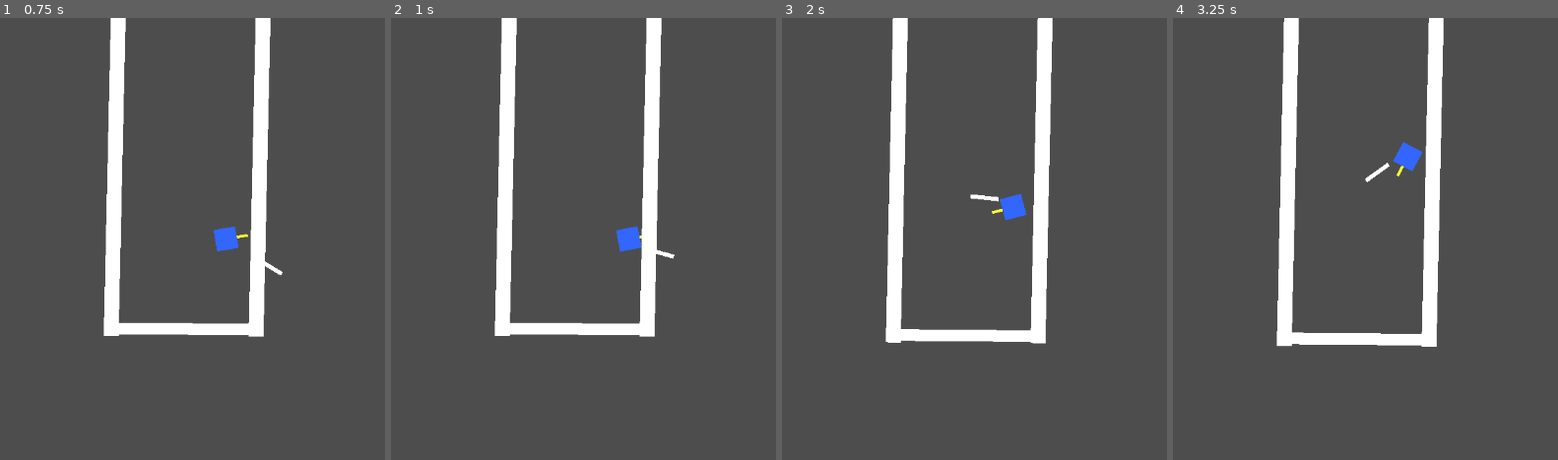
Above: before the commit, frames 1-4 (left to right).
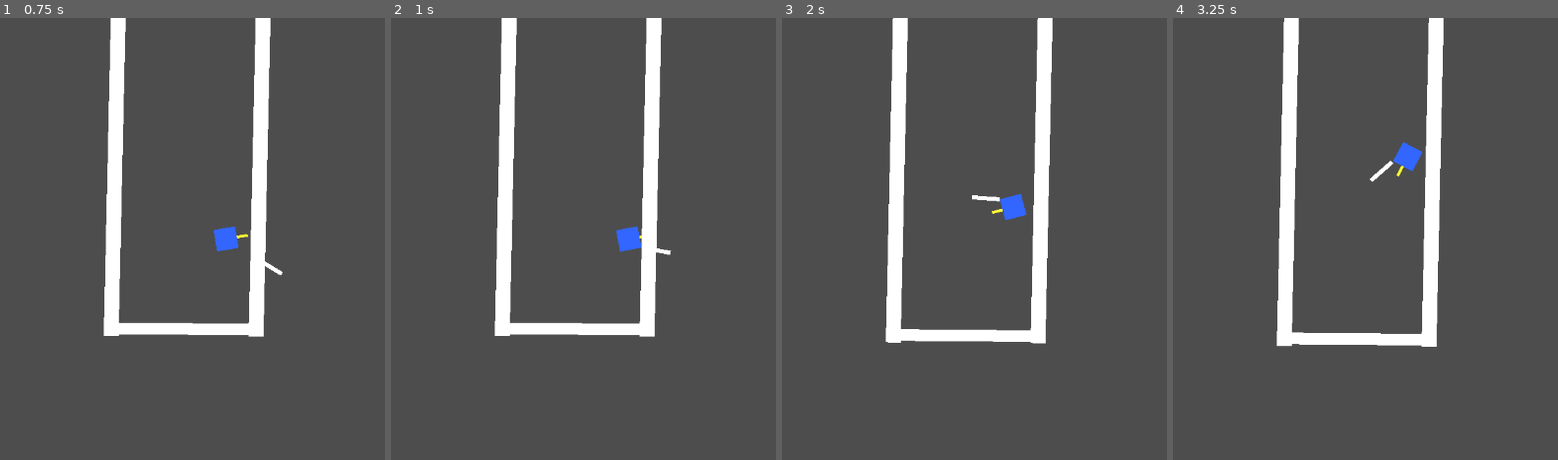
Above: after the commit, the same moments.

Repository: chimoochi/flash-fire
Game: Godot game, scene res://workspace.tscn
The game is run twice, just before and just after one commit, with the same random seed, the same clock (stepped at 60 frames per second) and the same inputs.
Inputs (mouse positions are in pixels of both pictures, inside the frame that each line leads up to):
- Up to frame 1 (0.75 s): tap Enter at 0.5 s; move the mouse to (354, 216) at 0.52 s; hold D (MoveRight) from 0.53 s (still down); tap Space (shoot) at 0.6 s
- Up to frame 2 (1 s): keep holding D (MoveRight)
- Up to frame 3 (2 s): move the mouse to (805, 261) at 1.27 s; release D (MoveRight) at 1.28 s; hold S (MoveDown) from 1.28 s (still down); tap Shift (Dash) at 1.35 s; tap Space (shoot) at 1.55 s
- Up to frame 4 (3.25 s): move the mouse to (1434, 141) at 2.02 s; release S (MoveDown) at 2.03 s; hold D (MoveRight) 2.03-2.78 s; tap Space (shoot) at 2.1, 2.85 s; move the mouse to (1315, 327) at 2.77 s; hold W (MoveUp) from 2.78 s (still down)

Frame 1 is identical in both runs. In frame 2, less than 0.1% of the frame differs, in the area x 68-74%, y 52-55%; in frame 3, less than 0.1%; in frame 4, less than 0.1%, in the area x 49-58%, y 32-38%.

Commit message:
resolve entity physics collision, resolve hitbox tween mismatch

Diff:
--- a/GodotGame/enemy/enemy bad.gd
+++ b/GodotGame/enemy/enemy bad.gd
@@ -9,6 +9,10 @@
 @export var hearing_range := 90.0
 
 @export var search_duration := 5.0
+
+const PUSH_DECAY := 2000.0
+const MAX_PUSH_VELOCITY := 800.0
+const STOPPING_DISTANCE := 50.0
 
 enum State {IDLE, CHASING, SUSPICIOUS}
 
@@ -27,6 +31,8 @@
 var health_bar_scene = preload("res://enemy/health_bar.tscn")
 var health_bar: ProgressBar
 
+var push_velocity: Vector2 = Vector2.ZERO
+
 func _ready() -> void:
 	add_to_group("Enemy")
 	_acquire_target()
@@ -38,13 +44,20 @@
 	health_bar.max_value = EnemyState["max_health"]
 	health_bar.value = EnemyState["health"]
 
+func push(force: Vector2) -> void:
+	push_velocity += force
+	if push_velocity.length() > MAX_PUSH_VELOCITY:
+		push_velocity = push_velocity.limit_length(MAX_PUSH_VELOCITY)
+
 func _physics_process(delta: float) -> void:
+	push_velocity = push_velocity.move_toward(Vector2.ZERO, PUSH_DECAY * delta)
+
 	if not is_instance_valid(target):
 		_acquire_target()
+		_apply_movement(Vector2.ZERO)
 		return
 
 	var can_see_player = _can_see_target()
-
 
 	match EnemyState["behavior"]:
 		State.IDLE:
@@ -52,27 +65,41 @@
 				_set_state(State.CHASING)
 			elif _can_hear_target():
 				if _has_clear_line_of_fire(): _set_state(State.CHASING)
+			_apply_movement(Vector2.ZERO)
 
 		State.CHASING:
 			if can_see_player:
 				_chase_target(delta)
 			else:
 				_set_state(State.SUSPICIOUS)
+				_apply_movement(Vector2.ZERO)
 
 		State.SUSPICIOUS:
 			if can_see_player:
 				_set_state(State.CHASING)
 			else:
 				_perform_search(delta)
+			_apply_movement(Vector2.ZERO)
 
 	queue_redraw()
 
+func _apply_movement(drive_velocity: Vector2) -> void:
+	velocity = drive_velocity + push_velocity
+	move_and_slide()
+	# Update push_velocity to reflect external forces being resolved (e.g. wall collisions)
+	push_velocity = velocity - drive_velocity
+
 func _chase_target(delta: float) -> void:
 	var dir_to_target = global_position.direction_to(target.global_position)
+	var dist_to_target = global_position.distance_to(target.global_position)
+
 	_smooth_rotate(dir_to_target.angle(), delta)
 
-	velocity = dir_to_target * move_speed
-	move_and_slide()
+	var drive = Vector2.ZERO
+	if dist_to_target > STOPPING_DISTANCE:
+		drive = dir_to_target * move_speed
+
+	_apply_movement(drive)
 
 func _perform_search(delta: float) -> void:
 	patience_timer -= delta
@@ -84,8 +111,11 @@
 	if patience_timer <= 0:
 		_set_state(State.IDLE)
 
+	_apply_movement(Vector2.ZERO)
+
 func _smooth_rotate(target_angle: float, delta: float) -> void:
 	rotation = lerp_angle(rotation, target_angle, delta * turn_speed)
+
 
 func _set_state(new_state: State) -> void:
 	EnemyState["behavior"] = new_state
--- a/GodotGame/enemy/enemy bad.tscn
+++ b/GodotGame/enemy/enemy bad.tscn
@@ -6,6 +6,7 @@
 size = Vector2(32, 32)
 
 [node name="Enemy bad" type="CharacterBody2D"]
+collision_layer = 4
 script = ExtResource("1_7643s")
 
 [node name="ColorRect" type="ColorRect" parent="."]
@@ -25,3 +26,4 @@
 shape = SubResource("RectangleShape2D_enemy")
 
 [node name="RayCast2D" type="RayCast2D" parent="."]
+collision_mask = 3
--- a/GodotGame/player/bullet.tscn
+++ b/GodotGame/player/bullet.tscn
@@ -7,7 +7,7 @@
 
 [node name="Bullet" type="Area2D"]
 collision_layer = 2
-collision_mask = 1
+collision_mask = 5
 script = ExtResource("1_bullet")
 
 [node name="ColorRect" type="ColorRect" parent="."]
--- a/GodotGame/player/player.gd
+++ b/GodotGame/player/player.gd
@@ -9,9 +9,12 @@
 const DASH_COOLDOWN = 0.8
 
 const BULLET_SPEED = 1500.0
+const PUSH_FORCE = 1500.0
+const DASH_PUSH_FORCE = 4000.0
+const PLAYER_PUSH_RESISTANCE = 50.0
 const BULLET_SCENE = preload("res://player/bullet.tscn")
 @onready var melee_pivot: Node2D = $MeleePivot
-@onready var weapon_visuals: Node2D = $MeleePivot/MeleeHitBox # Or whatever node holds the sprite/shape
+@onready var weapon_visuals: Node2D = $MeleePivot/MeleeHitBox
 
 var PlayerState: Dictionary = {
 	"health": 100,
@@ -21,8 +24,10 @@
 	"is_swinging": false,
 	"can_shoot": false,
 	"is_dashing": false,
-	"can_dash": true
+	"can_dash": true,
+	"is_attacking": false
 }
+var hit_targets: Array = []
 var default_weapon_rotation: float = 0.0
 var default_weapon_position: Vector2 = Vector2.ZERO
 
@@ -30,6 +35,7 @@
 	add_to_group("Player")
 	default_weapon_rotation = melee_pivot.rotation
 	default_weapon_position = weapon_visuals.position
+
 
 func _physics_process(delta):
 	var direction = Vector2.ZERO
@@ -46,6 +52,11 @@
 	if direction.length() > 0:
 		direction = direction.normalized()
 
+	_handle_push_interaction(delta)
+
+	if PlayerState["is_attacking"]:
+		check_melee_hit()
+
 	if PlayerState["is_dashing"]:
 		_handle_dash_physics(delta)
 		var collision = move_and_collide(velocity * delta)
@@ -62,6 +73,30 @@
 
 	if Input.is_action_just_pressed("Dash") and PlayerState["can_dash"]:
 		start_dash(direction)
+
+func _handle_push_interaction(delta: float) -> void:
+	var space_state = get_world_2d().direct_space_state
+	var query = PhysicsShapeQueryParameters2D.new()
+	query.shape = $CollisionShape2D.shape
+	query.transform = global_transform
+	query.collision_mask = 4
+	query.exclude = [self.get_rid()]
+
+	var result = space_state.intersect_shape(query)
+	for data in result:
+		var collider = data["collider"]
+		if collider.has_method("push"):
+			var push_dir = (collider.global_position - global_position).normalized()
+
+			var force_mag = PUSH_FORCE
+			if PlayerState["is_dashing"]:
+				force_mag = DASH_PUSH_FORCE
+
+			collider.push(push_dir * force_mag * delta)
+
+			if not PlayerState["is_dashing"]:
+				velocity -= push_dir * PLAYER_PUSH_RESISTANCE
+				velocity *= 0.9
 
 func _handle_movement_physics(direction: Vector2, delta: float) -> void:
 	if direction != Vector2.ZERO:
@@ -114,82 +149,47 @@
 
 
 func swing() -> void:
-
 	if PlayerState["is_swinging"]:
 		return
 
 	PlayerState["is_swinging"] = true
-
-	# --- SETTINGS ---
+	PlayerState["is_attacking"] = true
+	hit_targets.clear()
+
 	var duration = 0.25
-	# Start "behind" the aim (-135 deg) and end "in front" (+45 deg)
-	# This creates a wide overhead swing.
 	var start_angle = deg_to_rad(-135)
 	var end_angle = deg_to_rad(45)
-
-	var start_dist = 10.0 # Close to body
-	var peak_dist = 50.0  # Max reach (The "Throw")
-
-	# --- RESET & PREPARE ---
-	# Kill any running tweens to prevent conflicts if we interrupt
-	if get_tree_string_pretty().contains("tween"):
-		# Note: In a real project, store the active tween in a variable and .kill() it.
-		pass
-
-	# 1. Orient the pivot to the start angle immediately
+	var start_dist = 10.0
+	var peak_dist = 50.0
+
+	# Prepare Weapon
 	melee_pivot.rotation = start_angle
-
-	# 2. Set the weapon distance close to body (windup feel)
 	weapon_visuals.position.x = start_dist
-
-	# 3. Make sure it's visible (if you hide it during idle)
 	weapon_visuals.visible = true
 
-	# --- THE ANIMATION ---
+	if get_tree_string_pretty().contains("tween"): pass
+
 	var tween = create_tween()
-
-	# We run the Rotation and Extension in parallel
 	tween.set_parallel(true)
 
-	# A: ROTATION (The Arc)
-	# TRANS_EXPO + EASE_OUT makes it start FAST (explosive) and slow down at the end
-	tween.tween_property(melee_pivot, "rotation", end_angle, duration)\
-		.set_trans(Tween.TRANS_EXPO)\
-		.set_ease(Tween.EASE_OUT)
-
-	# B: EXTENSION (The "Thrown" feel)
-	# We move the sprite OUT and then slightly IN.
-	# Using TRANS_BACK + EASE_OUT creates an "overshoot" effect,
-	# effectively throwing it out and pulling it back slightly.
-	tween.tween_property(weapon_visuals, "position:x", peak_dist, duration)\
-		.set_trans(Tween.TRANS_BACK)\
-		.set_ease(Tween.EASE_OUT)
-
-	# --- HIT DETECTION ---
-	# Check for hits specifically during the fastest part of the swing
-	tween.set_parallel(false)
-	tween.tween_callback(check_melee_hit).set_delay(duration * 0.2)
-
-	# --- RESET ---
+	tween.tween_property(melee_pivot, "rotation", end_angle, duration).set_trans(Tween.TRANS_EXPO).set_ease(Tween.EASE_OUT)
+	tween.tween_property(weapon_visuals, "position:x", peak_dist, duration).set_trans(Tween.TRANS_BACK).set_ease(Tween.EASE_OUT)
+
 	await tween.finished
+	PlayerState["is_attacking"] = false
 
 	var return_tween = create_tween()
 	return_tween.set_parallel(true)
-	# Rotate back to original idle rotation
 	return_tween.tween_property(melee_pivot, "rotation", default_weapon_rotation, duration).set_trans(Tween.TRANS_QUART).set_ease(Tween.EASE_OUT)
 	return_tween.tween_property(weapon_visuals, "position:x", default_weapon_position.x, duration).set_trans(Tween.TRANS_QUART).set_ease(Tween.EASE_OUT)
 	await return_tween.finished
 
-	# Hiding the weapon prevents the "stuck" feeling.
-	# It essentially tells the player "Action over".
 	weapon_visuals.visible = true
-
-	# Optional: Small cooldown before allowing next swing logic
 	await get_tree().create_timer(0.1).timeout
 	PlayerState["is_swinging"] = false
 
 func check_melee_hit() -> void:
-	# Keep your existing logic, but maybe add a visual cue here
+	#todo: spawn particles here
 	var space_state = get_world_2d().direct_space_state
 	var shape_node = $MeleePivot/MeleeHitBox
 
@@ -203,9 +203,14 @@
 	var result = space_state.intersect_shape(query)
 	for data in result:
 		var collider = data["collider"]
+
+		if hit_targets.has(collider):
+			continue
+
 		if collider.is_in_group("Enemy") and collider.has_method("take_damage"):
 			collider.take_damage(25)
-			# Add hitstop or shake here for impact
+			hit_targets.append(collider) # Mark as hit
+
 			CameraService.shake(0.1)
 
 func use_ability(ability_name: String) -> void:
--- a/GodotGame/player/player.tscn
+++ b/GodotGame/player/player.tscn
@@ -9,6 +9,7 @@
 size = Vector2(41, 6)
 
 [node name="Player" type="CharacterBody2D"]
+collision_layer = 2
 script = ExtResource("1_player")
 
 [node name="ColorRect" type="ColorRect" parent="."]
--- a/GodotGame/project.godot
+++ b/GodotGame/project.godot
@@ -57,6 +57,12 @@
 ]
 }
 
+[layer_names]
+
+2d_physics/layer_1="World"
+2d_physics/layer_2="Player"
+2d_physics/layer_3="Enemy"
+
 [rendering]
 
 renderer/rendering_method="gl_compatibility"
--- a/GodotGame/scripts/attacks/swing_melee.gd
+++ b/GodotGame/scripts/attacks/swing_melee.gd
@@ -1 +1,4 @@
 extends Node
+
+func swing(entity):
+	return
